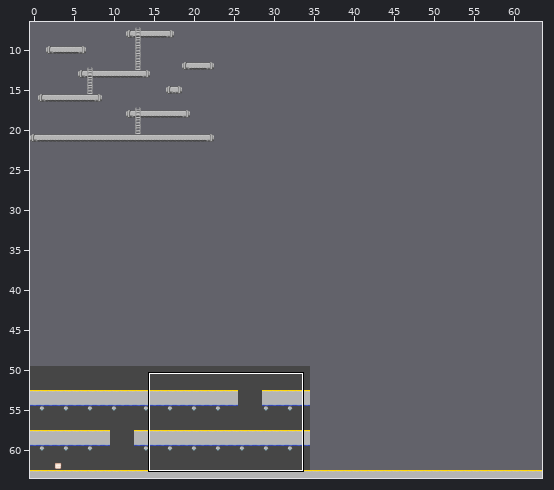
Level history. Tiled map: factory.tmx. Above, an overview of the earlier version with the close-up marked.
Close-up. Earlier state:
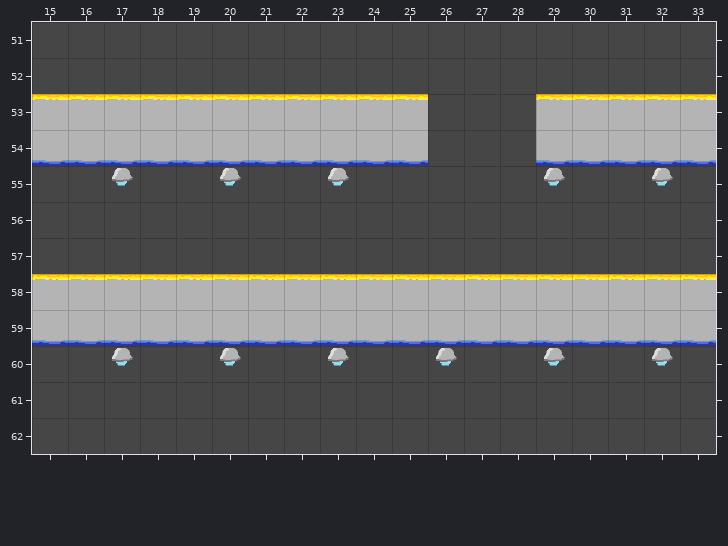
Cells are 48x48 px. Shown: x 15..33, y 51..62. The commit also changed other parts of the map, which this record leaves out.
New version:
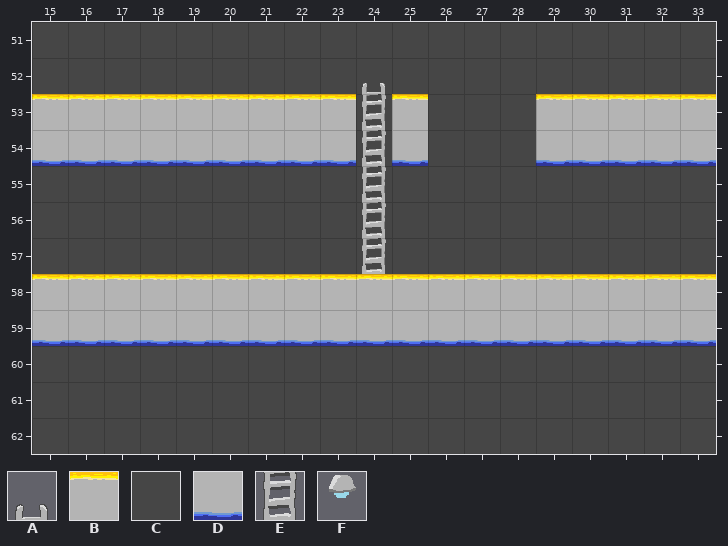
Key: from "factory_tiles": A 20, B 21, C 22, D 23, E 30, F 33.
_ is an empty cell.
The edit:
{"where": "layer \"BG\""}
{"y":53,"x":24,"old":"_","new":"C"}
{"y":54,"x":24,"old":"_","new":"C"}
{"where": "layer \"FG\" (now hidden)"}
{"y":55,"x":17,"old":"F","new":"_"}
{"y":55,"x":20,"old":"F","new":"_"}
{"y":55,"x":23,"old":"F","new":"_"}
{"y":55,"x":29,"old":"F","new":"_"}
{"y":55,"x":32,"old":"F","new":"_"}
{"y":60,"x":17,"old":"F","new":"_"}
{"y":60,"x":20,"old":"F","new":"_"}
{"y":60,"x":23,"old":"F","new":"_"}
{"y":60,"x":26,"old":"F","new":"_"}
{"y":60,"x":29,"old":"F","new":"_"}
{"y":60,"x":32,"old":"F","new":"_"}
{"where": "layer \"Collision\""}
{"y":52,"x":24,"old":"_","new":"A"}
{"y":53,"x":24,"old":"B","new":"E"}
{"y":54,"x":24,"old":"D","new":"E"}
{"y":55,"x":24,"old":"_","new":"E"}
{"y":56,"x":24,"old":"_","new":"E"}
{"y":57,"x":24,"old":"_","new":"E"}
